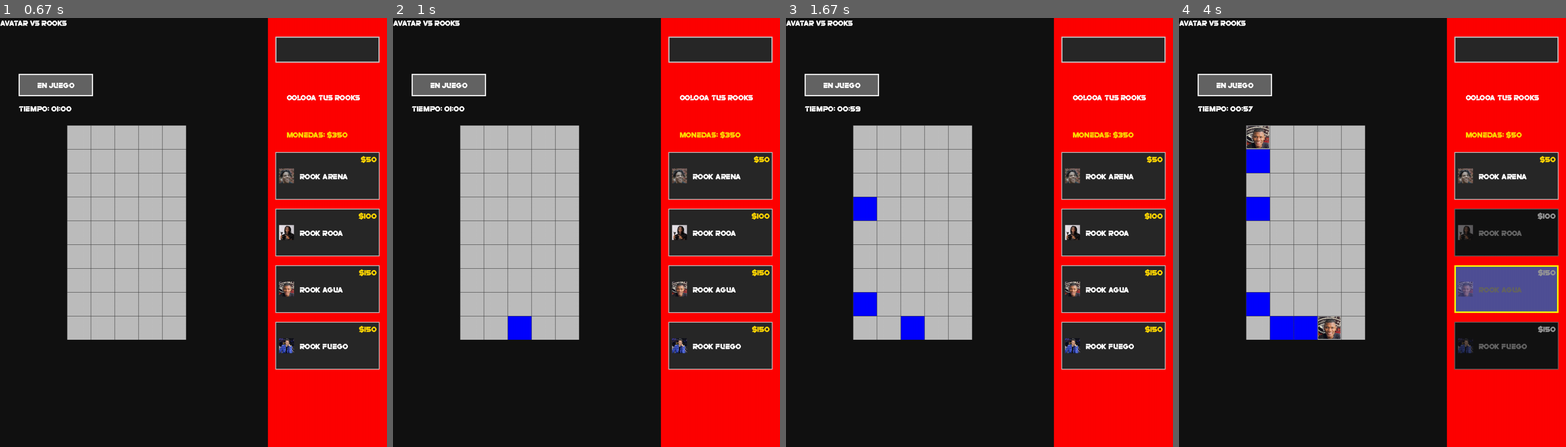
Above: before the commit, frames 1-4 (left to right).
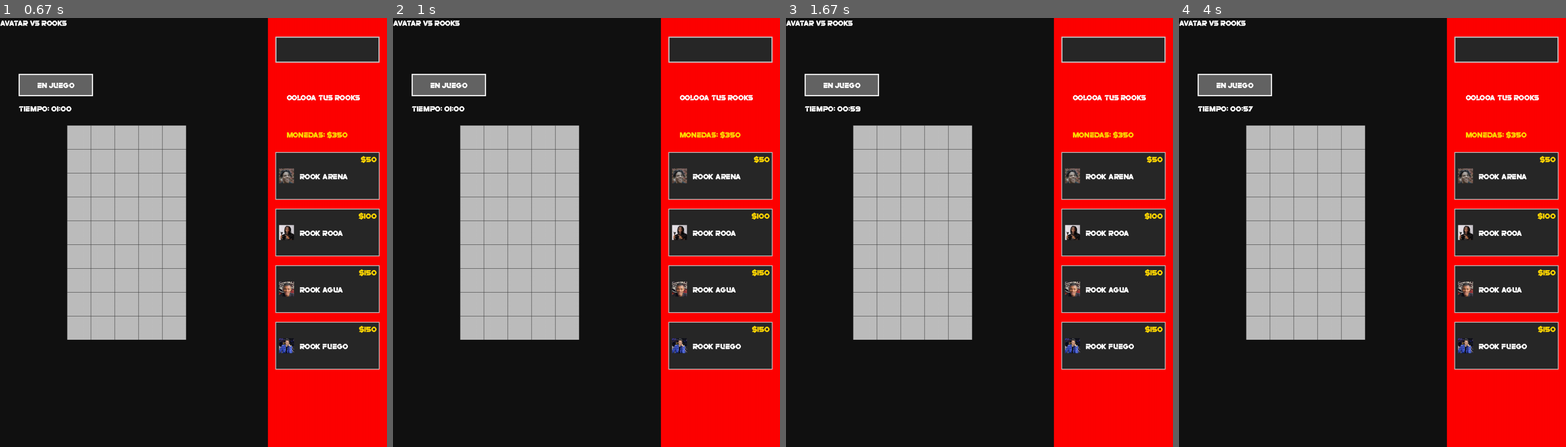
Above: after the commit, the same moments.

Repository: Otagoat14/AvatarVsRooksV2
Game: pygame game, started from Logica_juego.py
Same seed, same stepped clock (60 frames per second), same inputs: the game is played once before the commit and once after it.
Inputs (mouse positions are in pixels of both pictures, inside the frame that each line leads up to):
- Up to frame 1 (0.67 s): click "INICIAR JUEGO" at 0.38 s
- Up to frame 2 (1 s): click (520, 331) at 0.72 s
- Up to frame 3 (1.67 s): click (875, 211) at 1.05 s; click (851, 292) at 1.38 s
- Up to frame 4 (4 s): click (1264, 172) at 2.28 s; click (1275, 335) at 2.62 s; click (1511, 283) at 2.95 s; click (1260, 146) at 3.28 s; right-click (1291, 206) at 3.62 s; click (1337, 322) at 3.95 s

Frame 1 is identical in both runs. In frame 2, 0.3% of the frame differs, in the area x 29-36%, y 69-75%; in frame 3, 1.0%; in frame 4, 6.3%, in the area x 17-99%, y 25-82%.

Commit message:
Reinicio de valores al finaliar el contador

Diff:
--- a/Logica_juego.py
+++ b/Logica_juego.py
@@ -112,7 +112,7 @@
     rook["imagen_preview"] = cargar_imagen_rook(rook["ruta_imagen"], 40)
 
 #-------FUNCIONES PARA LA LOGICA---------
-def dibujar_matriz(pantalla):
+def dibujar_matriz(superficie):  # Cambié 'pantalla' por 'superficie'
     for f in range(FILAS):
         for c in range(COLUMNAS):
             posicion_x = c * TAMAÑO_CELDA
@@ -126,37 +126,32 @@
             elif valor_celda == OCUPADA:
                 color = CELDA_OCUPADA
             else:
-                # Para las celdas con rooks, usamos un color neutro de fondo
                 color = CELDA_VACIA
 
-            pygame.draw.rect(pantalla, color, (posicion_x, posicion_y, TAMAÑO_CELDA, TAMAÑO_CELDA))
+            pygame.draw.rect(superficie, color, (posicion_x, posicion_y, TAMAÑO_CELDA, TAMAÑO_CELDA))
 
             if valor_celda != VACIO and valor_celda != OCUPADA:
-                # buscar qué rook es
                 for rook in rooks_info:
                     if rook["tipo"] == valor_celda:
-                        # si tiene imagen la dibuja
                         if rook["imagen"] is not None:
-                            # centrar la imagen en la celda
                             img_x = posicion_x + 2
                             img_y = posicion_y + 2
-                            pantalla.blit(rook["imagen"], (img_x, img_y))
+                            superficie.blit(rook["imagen"], (img_x, img_y))
                         else:
-                            # si no se cargó la imagen dibujar el color de respaldo
-                            pygame.draw.rect(pantalla, rook["color"],
+                            pygame.draw.rect(superficie, rook["color"],
                                            (posicion_x + 5, posicion_y + 5,
                                             TAMAÑO_CELDA - 10, TAMAÑO_CELDA - 10))
                         break
 
-    #Lineas verticales
+    # Líneas verticales
     for c in range(COLUMNAS + 1):
         posicion_x = c * TAMAÑO_CELDA
-        pygame.draw.line(campo_matriz, LINEA, (posicion_x, 0), (posicion_x, ALTO), 1)
-
-    #Lineas horizontales
+        pygame.draw.line(superficie, LINEA, (posicion_x, 0), (posicion_x, ALTO), 1)
+
+    # Líneas horizontales
     for f in range(FILAS + 1):
         posicion_y = f * TAMAÑO_CELDA
-        pygame.draw.line(campo_matriz, LINEA, (0, posicion_y), (ANCHO, posicion_y), 1)
+        pygame.draw.line(superficie, LINEA, (0, posicion_y), (ANCHO, posicion_y), 1)
 
 
 def gastar_monedas(cantidad):
@@ -195,7 +190,7 @@
 
 # Función para actualizar el contador
 def actualizar_contador():
-    global tiempo_restante, juego_iniciado
+    global tiempo_restante, juego_iniciado, tiempo_inicio, matriz, monedas_jugador, item_seleccionado
 
     if juego_iniciado and tiempo_restante > 0:
         tiempo_actual = time.time()
@@ -206,8 +201,17 @@
             tiempo_restante = max(0, tiempo_calculado)
 
         # Si el tiempo llegó a 0, el juego termina
-        if tiempo_restante == 0:
-            print("¡Tiempo terminado!")
+        if tiempo_restante == 0 :
+            juego_iniciado = False
+            tiempo_restante = 0
+            tiempo_inicio = 0
+            item_seleccionado = None
+
+            # Reiniciar la matriz
+            matriz = [[VACIO for c in range(COLUMNAS)] for f in range(FILAS)]
+
+            # Reiniciar monedas
+            monedas_jugador = 350
             # Aquí se agrea la logica de cuando finaliza el tiempo si gano o perdio
 
     return tiempo_restante
@@ -251,6 +255,7 @@
     pantalla.blit(superficie_texto, (texto_x, texto_y))
 
     return boton_rect
+
 
 # Función para verificar si se hizo clic en el botón
 def verificar_click_boton(boton_rect, mouse_x, mouse_y):
@@ -388,59 +393,54 @@
                     boton_rect = pygame.Rect(boton_x, boton_y, boton_ancho, boton_alto)
                     if verificar_click_boton(boton_rect, mouse_x, mouse_y) and not juego_iniciado:
                         iniciar_juego(nivel_dificultad)
-
-                #click tienda
-                item_clickeado = obtener_item_clickeado(mouse_x, mouse_y)
-                if item_clickeado is not None:
-
-                    precio = rooks_info[item_clickeado]["precio"]
-                    if monedas_jugador >= precio:
-                        item_seleccionado = item_clickeado
-
-
-                #click matriz
-                local_x_campo_matriz = mouse_x - 180
-                local_y_campo_matriz = mouse_y - ALTO_MAPA_CENTRADO
-
-                # Click dentro del rectángulo para la matriz
-                if 0 <= local_x_campo_matriz < ANCHO and 0 <= local_y_campo_matriz < ALTO:
-                    fila = local_y_campo_matriz // TAMAÑO_CELDA
-                    columna = local_x_campo_matriz // TAMAÑO_CELDA
-
-                    # Click izquierdo: colocar rook
-                    if event.button == 1:
-                        if item_seleccionado is not None:
-                            precio = rooks_info[item_seleccionado]["precio"]
-
-                            # Intentar gastar las monedas
-                            if matriz[fila][columna] == VACIO :
+                # Click tienda
+                if not juego_iniciado:
+                    item_clickeado = obtener_item_clickeado(mouse_x, mouse_y)
+                    if item_clickeado is not None:
+                        precio = rooks_info[item_clickeado]["precio"]
+                        if monedas_jugador >= precio:
+                            item_seleccionado = item_clickeado
+
+                    # Click matriz
+                    local_x_campo_matriz = mouse_x - 180
+                    local_y_campo_matriz = mouse_y - ALTO_MAPA_CENTRADO
+
+                    if 0 <= local_x_campo_matriz < ANCHO and 0 <= local_y_campo_matriz < ALTO:
+                        fila = local_y_campo_matriz // TAMAÑO_CELDA
+                        columna = local_x_campo_matriz // TAMAÑO_CELDA
+
+                        # Click izquierdo: colocar rook
+                        if event.button == 1:
+                            if item_seleccionado is not None:
+                                precio = rooks_info[item_seleccionado]["precio"]
+
+                                if matriz[fila][columna] == VACIO:
                                     if gastar_monedas(precio):
-                                # Si se pudo gastar, colocar el rook
                                         matriz[fila][columna] = rooks_info[item_seleccionado]["tipo"]
                                         print(f"Rook colocado en fila {fila}, columna {columna}")
                                     else:
                                         print("¡No se pudo colocar el rook! No tienes suficientes monedas")
-                        else:
-                            matriz[fila][columna] = OCUPADA
-
-                    # Click derecho: borrar
-                    elif event.button == 3:
-                        valor_celda = matriz[fila][columna]
-                        if valor_celda != VACIO and valor_celda != OCUPADA:
-                            for rook in rooks_info:
-                                if rook["tipo"] == valor_celda:
-                                    agregar_monedas(rook["precio"])
-                                    print(f"Rook removido. Monedas devueltas: ${rook['precio']}")
-                                    break
-
-                        matriz[fila][columna] = VACIO
-        if juego_iniciado :
+                            else:
+                                matriz[fila][columna] = OCUPADA
+
+                        # Click derecho: borrar
+                        elif event.button == 3:
+                            valor_celda = matriz[fila][columna]
+                            if valor_celda != VACIO and valor_celda != OCUPADA:
+                                for rook in rooks_info:
+                                    if rook["tipo"] == valor_celda:
+                                        agregar_monedas(rook["precio"])
+                                        print(f"Rook removido. Monedas devueltas: ${rook['precio']}")
+                                        break
+
+                            matriz[fila][columna] = VACIO
+
+        if juego_iniciado:
             actualizar_contador()
 
-
-
         pantalla.fill((18, 18, 18))
 
+        # IMPORTANTE: Aquí está el cambio principal - pasar campo_matriz en lugar de pantalla
         dibujar_matriz(campo_matriz)
         pantalla.blit(campo_matriz, (180, ALTO_MAPA_CENTRADO))
 
@@ -451,13 +451,10 @@
 
         boton_rect = dibujar_boton_iniciar(pantalla, fuente_texto, boton_x, boton_y, boton_ancho, boton_alto)
 
-        #No se porque no funcion si lo pomgo con el actualizar contador de arriba pero bueno
-        if juego_iniciado :
+        if juego_iniciado:
             dibujar_contador(pantalla, fuente_texto, boton_x, boton_y + 80)
-
 
         pygame.display.update()
         reloj.tick(60)
 
-
 juego()
